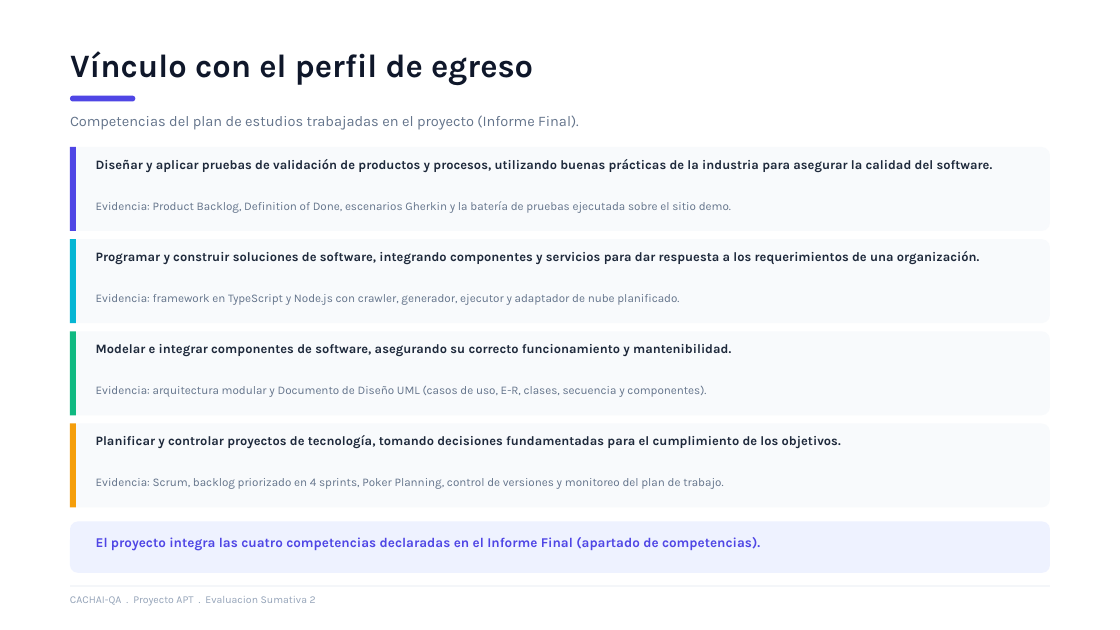
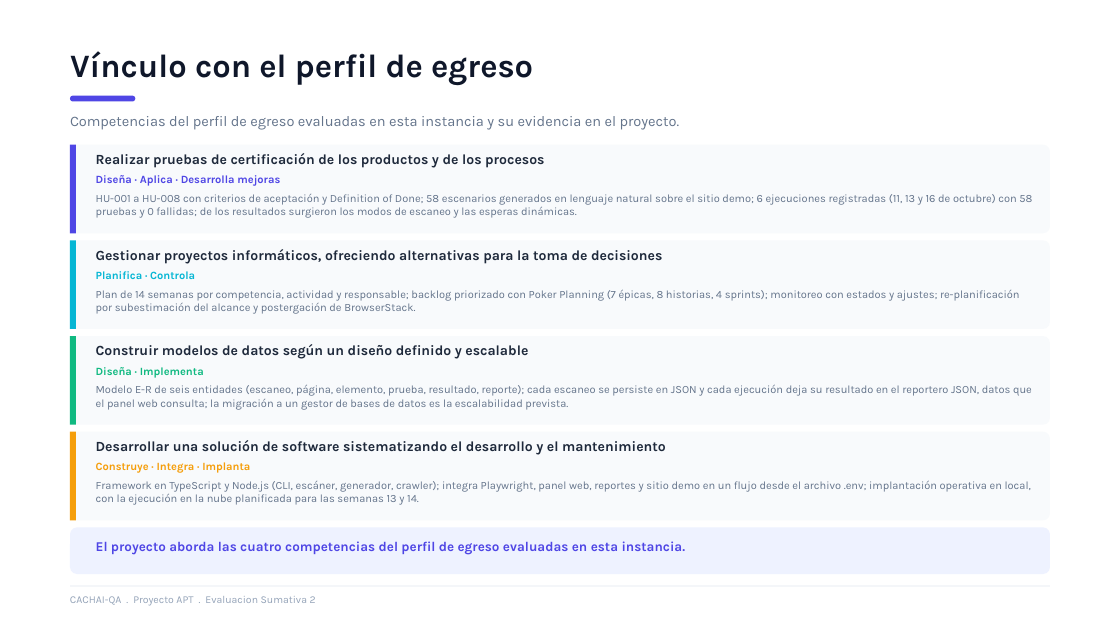
Before and after one commit to JoValdiviaMendoza/CACHAI-QA, a slide deck: slide 9 of Fase 2/Evidencias Grupales/Presentación.pptx. Drawn at 1120x630 pixels with LibreOffice and Linux fonts; fonts in the diff are those of the drawing. Boxes give left, top, right and bottom in pixels: in the first picture for what was removed or moved away, otherwise in the second. Text is boxed around its words. In the diff, an @@ line names an element or a change of style, - is before the commit and + after.

Commit message:
correción presentación

```diff
--- a/Fase 2/Evidencias Grupales/Presentación.pptx
+++ b/Fase 2/Evidencias Grupales/Presentación.pptx
@@ text at (70,116,680,130): text changed @@
-Competencias del plan de estudios trabajadas en el proyecto (Informe Final).
+Competencias del perfil de egreso evaluadas en esta instancia y su evidencia en el proyecto.
@@ text at (96,153,544,168): text changed; size 11 to 12 pt @@
-Diseñar y aplicar pruebas de validación de productos y procesos, utilizando buenas prácticas de la industria para asegurar la calidad del software.
+Realizar pruebas de certificación de los productos y de los procesos
@@ text at (96,175,280,186): text changed; size 10 to 9.5 pt; text colour #64748B to #4F46E5; bold on @@
-Evidencia: Product Backlog, Definition of Done, escenarios Gherkin y la batería de pruebas ejecutada sobre el sitio demo.
+Diseña · Aplica · Desarrolla mejoras
@@ text added at (96,194,1032,218), 9.5 pt, text #64748B @@
+HU-001 a HU-008 con criterios de aceptación y Definition of Done; 58 escenarios generados en lenguaje natural sobre el sitio demo; 6 ejecuciones registradas (11, 13 y 16 de octubre) con 58 pruebas y 0 fallidas; de los resultados surgieron los modos de escaneo y las esperas dinámicas.
@@ rounded rectangle: place and size @@
-rounded rectangle at (70,239,1050,323)
+rounded rectangle at (70,240,1050,329)
@@ rectangle: place and size @@
-rectangle at (70,239,76,323)
+rectangle at (70,240,76,329)
@@ text at (96,249,662,264): text changed; size 10 to 12 pt; text colour #64748B to #1E293B; bold on @@
-Evidencia: framework en TypeScript y Node.js con crawler, generador, ejecutor y adaptador de nube planificado.
+Gestionar proyectos informáticos, ofreciendo alternativas para la toma de decisiones
@@ text removed at (96,251,979,265) @@
-Programar y construir soluciones de software, integrando componentes y servicios para dar respuesta a los requerimientos de una organización.
@@ text added at (96,271,195,279), 9.5 pt, text #06B6D4, bold @@
+Planifica · Controla
@@ text added at (96,290,1020,314), 9.5 pt, text #64748B @@
+Plan de 14 semanas por competencia, actividad y responsable; backlog priorizado con Poker Planning (7 épicas, 8 historias, 4 sprints); monitoreo con estados y ajustes; re-planificación por subestimación del alcance y postergación de BrowserStack.
@@ rounded rectangle: place and size @@
-rounded rectangle at (70,331,1050,415)
+rounded rectangle at (70,336,1050,425)
@@ rectangle: place and size @@
-rectangle at (70,331,76,415)
+rectangle at (70,336,76,425)
@@ text at (96,344,528,359): text changed; size 11 to 12 pt @@
-Modelar e integrar componentes de software, asegurando su correcto funcionamiento y mantenibilidad.
+Construir modelos de datos según un diseño definido y escalable
@@ text at (96,385,1032,410): text changed; size 11 to 9.5 pt; text colour #1E293B to #64748B; bold off @@
-Planificar y controlar proyectos de tecnología, tomando decisiones fundamentadas para el cumplimiento de los objetivos.
+Modelo E-R de seis entidades (escaneo, página, elemento, prueba, resultado, reporte); cada escaneo se persiste en JSON y cada ejecución deja su resultado en el reportero JSON, datos que el panel web consulta; la migración a un gestor de bases de datos es la escalabilidad prevista.
@@ text removed at (96,386,706,397) @@
-Evidencia: arquitectura modular y Documento de Diseño UML (casos de uso, E-R, clases, secuencia y componentes).
@@ text added at (96,367,204,378), 9.5 pt, text #10B981, bold @@
+Diseña · Implementa
@@ proportions changed in 4 elements at (70,145,1050,234), (70,240,1050,329), (70,336,1050,425), (70,432,1050,521) @@
@@ rounded rectangle: place and size @@
-rounded rectangle at (70,423,1050,507)
+rounded rectangle at (70,432,1050,521)
@@ rectangle: place and size @@
-rectangle at (70,423,76,507)
+rectangle at (70,432,76,521)
@@ text added at (96,440,666,455), 12 pt, text #1E293B, bold @@
+Desarrollar una solución de software sistematizando el desarrollo y el mantenimiento
@@ text removed at (96,478,723,489) @@
-Evidencia: Scrum, backlog priorizado en 4 sprints, Poker Planning, control de versiones y monitoreo del plan de trabajo.
@@ text added at (96,462,250,473), 9.5 pt, text #F59E0B, bold @@
+Construye · Integra · Implanta
@@ text added at (96,481,1031,505), 9.5 pt, text #64748B @@
+Framework en TypeScript y Node.js (CLI, escáner, generador, crawler); integra Playwright, panel web, reportes y sitio demo en un flujo desde el archivo .env; implantación operativa en local, con la ejecución en la nube planificada para las semanas 13 y 14.
@@ rounded rectangle: place and size @@
-rounded rectangle at (70,522,1050,573)
+rounded rectangle at (70,528,1050,575)
@@ text at (96,541,686,554): text changed @@
-El proyecto integra las cuatro competencias declaradas en el Informe Final (apartado de competencias).
+El proyecto aborda las cuatro competencias del perfil de egreso evaluadas en esta instancia.
```
